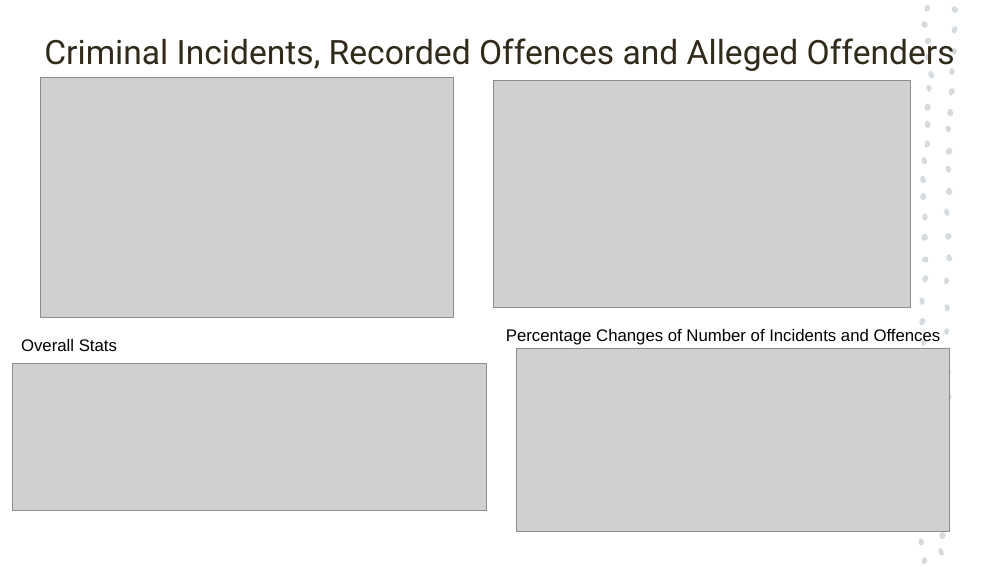
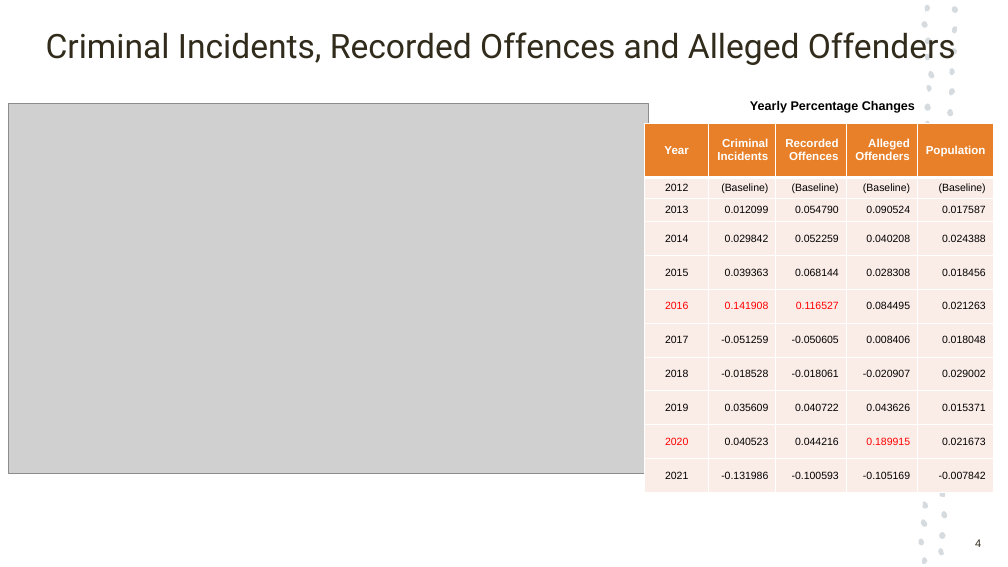
Before and after one commit to antoinetteboyle/Project-1, a slide deck: slide 4 of Crime_Victoria_PowerPoint_Presentation_temporary_Anh.pptx (slide 5 before the commit). Drawn at 1008x567 pixels with LibreOffice and Linux fonts; fonts in the diff are those of the drawing; grey boxes stand for pictures. Boxes give left, top, right and bottom in pixels: in the first picture for what was removed or moved away, otherwise in the second. Text is boxed around its words. In the diff, an @@ line names an element or a change of style, - is before the commit and + after.

```diff
--- a/Crime_Victoria_PowerPoint_Presentation_temporary_Anh.pptx
+++ b/Crime_Victoria_PowerPoint_Presentation_temporary_Anh.pptx
@@ title "Criminal Incidents, Recorded Offences and ..." rewrapped from [44,38,955,72] to [46,27,956,65] @@
@@ picture removed at [493,81,910,308] @@
@@ picture: place and size @@
-picture at [40,78,453,317]
+picture at [8,103,648,473]
@@ text added at [750,101,915,113], 12 pt, text #000000, bold @@
+Yearly Percentage Changes
@@ table added at [645,123,994,492], 11 rows, 5 columns @@
+Year | Criminal Incidents | Recorded Offences | Alleged Offenders | Population
+2012 | (Baseline) | (Baseline) | (Baseline) | (Baseline)
+2013 | 0.012099 | 0.054790 | 0.090524 | 0.017587
+2014 | 0.029842 | 0.052259 | 0.040208 | 0.024388
+2015 | 0.039363 | 0.068144 | 0.028308 | 0.018456
+2016 | 0.141908 | 0.116527 | 0.084495 | 0.021263
+2017 | -0.051259 | -0.050605 | 0.008406 | 0.018048
+2018 | -0.018528 | -0.018061 | -0.020907 | 0.029002
+2019 | 0.035609 | 0.040722 | 0.043626 | 0.015371
+2020 | 0.040523 | 0.044216 | 0.189915 | 0.021673
+2021 | -0.131986 | -0.100593 | -0.105169 | -0.007842
@@ text removed at [506,329,941,345] @@
-Percentage Changes of Number of Incidents and Offences
@@ text removed at [21,339,117,351] @@
-Overall Stats
@@ picture removed at [516,348,951,531] @@
@@ picture removed at [12,364,486,510] @@
@@ group added at [918,360,949,529]: 13 freeform shapes @@
@@ page number added at [975,539,981,547], 10.5 pt, text #312B1C @@
+4
```
Also in this commit, not shown: 5 other slides changed, 2 slides added, 1 slide removed, 3 other files.
